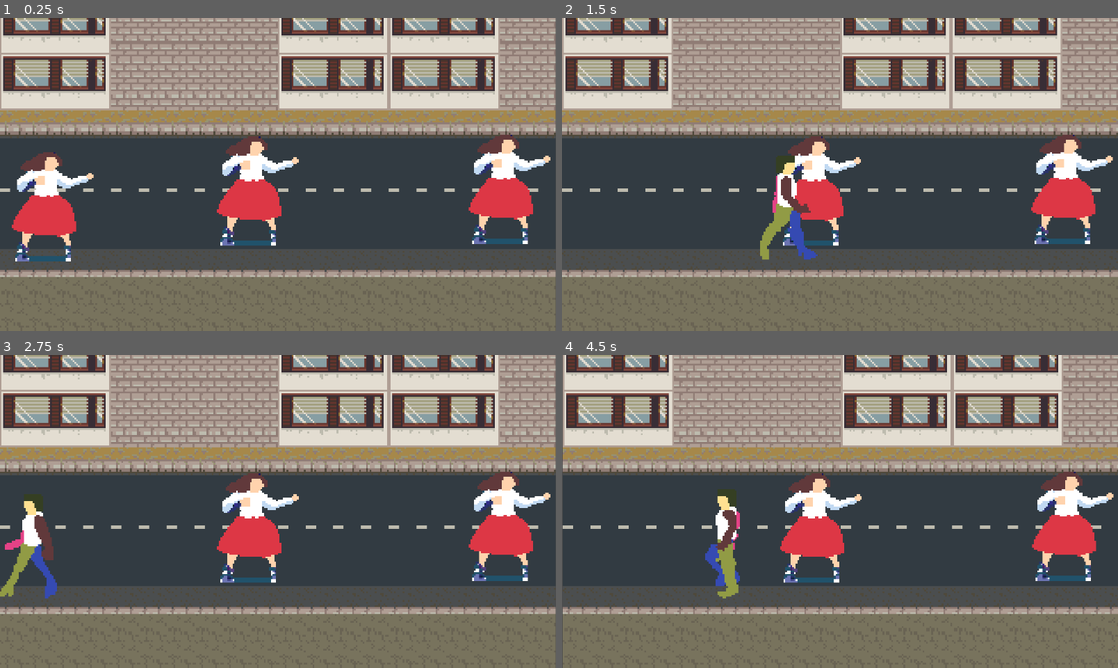
Above: before the commit, frames 1-4 (two rows, left to right).
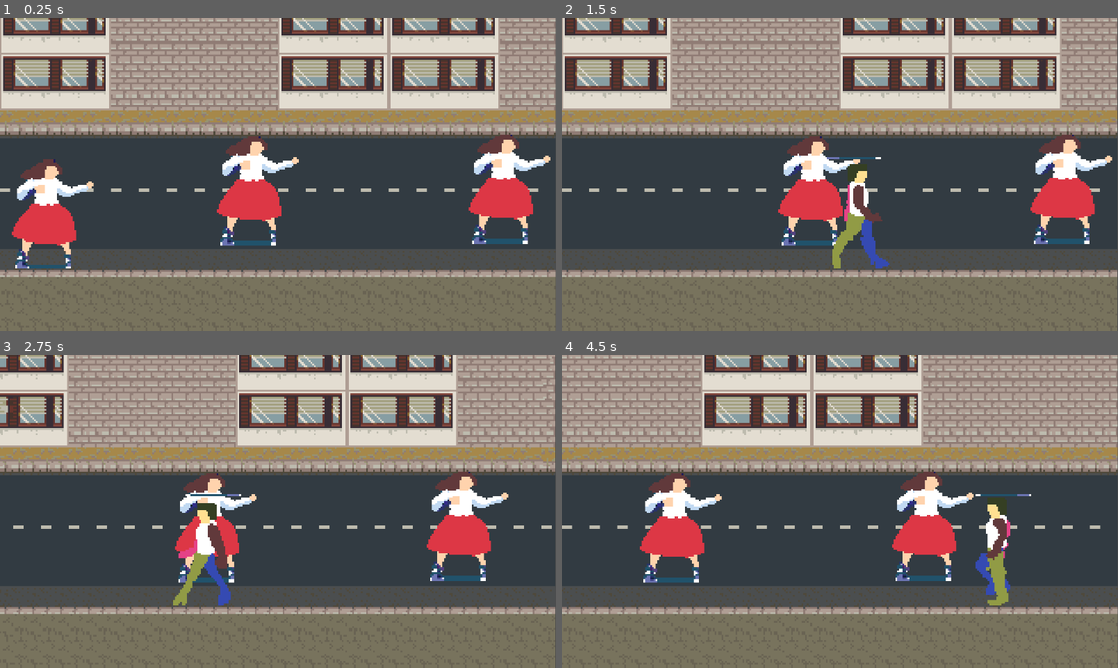
Above: after the commit, the same moments.

Repository: Rotta-Games/fgj26
Game: Godot game, scene res://scenes/game.tscn
Same seed, same stepped clock (60 frames per second), same inputs: the game is played once before the commit and once after it.
Inputs:
- Up to frame 1 (0.25 s): no input
- Up to frame 2 (1.5 s): tap Enter (ui_accept) at 0.5, 0.77 s; hold Z (p1_hit) 0.53-1.28 s; hold Right (ui_right) from 0.53 s (still down); tap Z (p1_hit) at 1.35 s
- Up to frame 3 (2.75 s): tap Enter (ui_accept) at 1.52 s; release Right (ui_right) at 2.03 s; hold Left (ui_left) from 2.03 s (still down); hold Z (p1_hit) from 2.03 s (still down)
- Up to frame 4 (4.5 s): release Left (ui_left) at 2.78 s; release Z (p1_hit) at 2.78 s; hold Right (ui_right) 2.78-4.28 s; tap Z (p1_hit) at 2.85, 4.35 s; tap Enter (ui_accept) at 3.02, 3.77 s; hold Z (p1_hit) 3.53-4.28 s; hold Left (ui_left) from 4.28 s (still down)

The runs differ from the first frame. In frame 1, 2.1% of the frame differs, in the area x 2-17%, y 42-80%; in frame 2, 8.1%; in frame 3, 25%; in frame 4, 35%, in the area x 0-100%, y 0-100%.

Commit message:
Playery hit ennemy

Diff:
--- a/scenes/ice_enemy/ice_enemy.tscn
+++ b/scenes/ice_enemy/ice_enemy.tscn
@@ -18,6 +18,8 @@
 
 [node name="IceEnemy" type="CharacterBody2D" unique_id=934439360]
 texture_filter = 1
+collision_layer = 2
+collision_mask = 5
 script = ExtResource("1_md0e3")
 stat = SubResource("Resource_22hgk")
 
@@ -30,13 +32,15 @@
 position = Vector2(-2.5, 16.5)
 shape = SubResource("RectangleShape2D_a3pup")
 
-[node name="Area2D2" type="Area2D" parent="." unique_id=1668721932]
+[node name="Area2D2" type="Area2D" parent="." unique_id=1668721932 groups=["Enemy"]]
+collision_layer = 2
 
 [node name="EnemyHitBox" type="CollisionShape2D" parent="Area2D2" unique_id=742033414]
 position = Vector2(-3, -10)
 shape = SubResource("CapsuleShape2D_qrh7f")
 
 [node name="Area2D" type="Area2D" parent="." unique_id=743462244]
+collision_layer = 2
 
 [node name="PlayerDetectionCollision" type="CollisionShape2D" parent="Area2D" unique_id=1364154775]
 visible = false
--- a/scenes/player/player.gd
+++ b/scenes/player/player.gd
@@ -51,5 +51,6 @@
 
 
 func _on_fist_hit_enemy(area: Area2D) -> void:
-	# ennemy.hurt(player_stats.attack_power_or_jotain)
-	pass
+	if "Enemy" in area.get_groups():
+		print("HIT ENEMY")
+		# ennemy.hurt(player_stats.attack_power_or_jotain)
--- a/scenes/player/player.tscn
+++ b/scenes/player/player.tscn
@@ -66,6 +66,7 @@
 
 [node name="Player" type="CharacterBody2D" unique_id=934439360 groups=["Player"]]
 texture_filter = 1
+collision_mask = 6
 motion_mode = 1
 script = ExtResource("1_g2els")
 player_stats = SubResource("Resource_lvxji")
@@ -82,6 +83,7 @@
 shape = SubResource("RectangleShape2D_gee14")
 
 [node name="FistBox2D" type="Area2D" parent="." unique_id=1807308919]
+collision_mask = 2
 
 [node name="FistBoxCullision2D" type="CollisionShape2D" parent="FistBox2D" unique_id=1421419464]
 position = Vector2(20, -22)
@@ -89,6 +91,7 @@
 disabled = true
 
 [node name="HitBox2D" type="Area2D" parent="." unique_id=1957341326]
+collision_mask = 2
 
 [node name="HitBoxCullision2D" type="CollisionShape2D" parent="HitBox2D" unique_id=210454895]
 position = Vector2(-3, -14.5)
